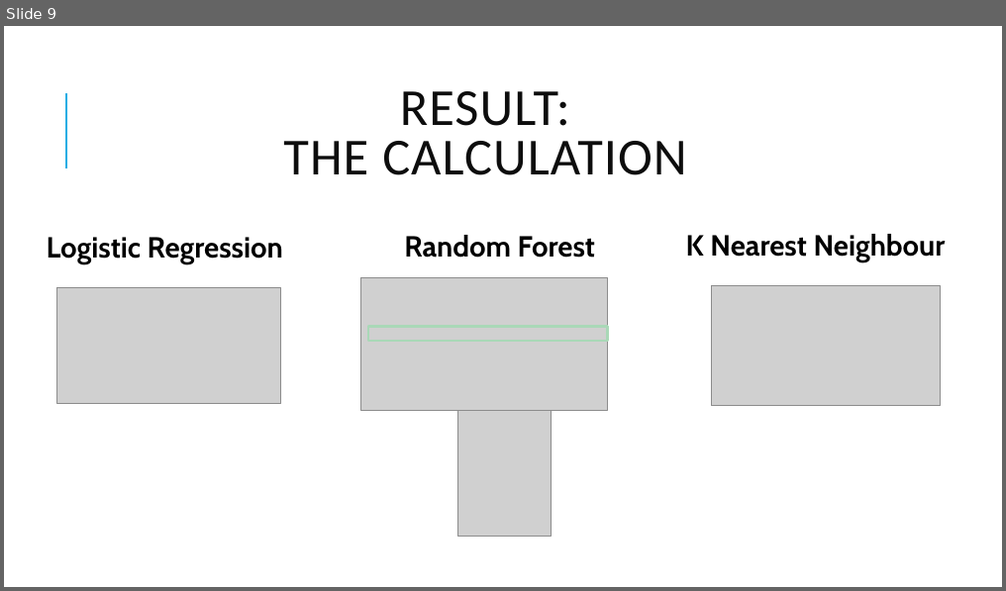
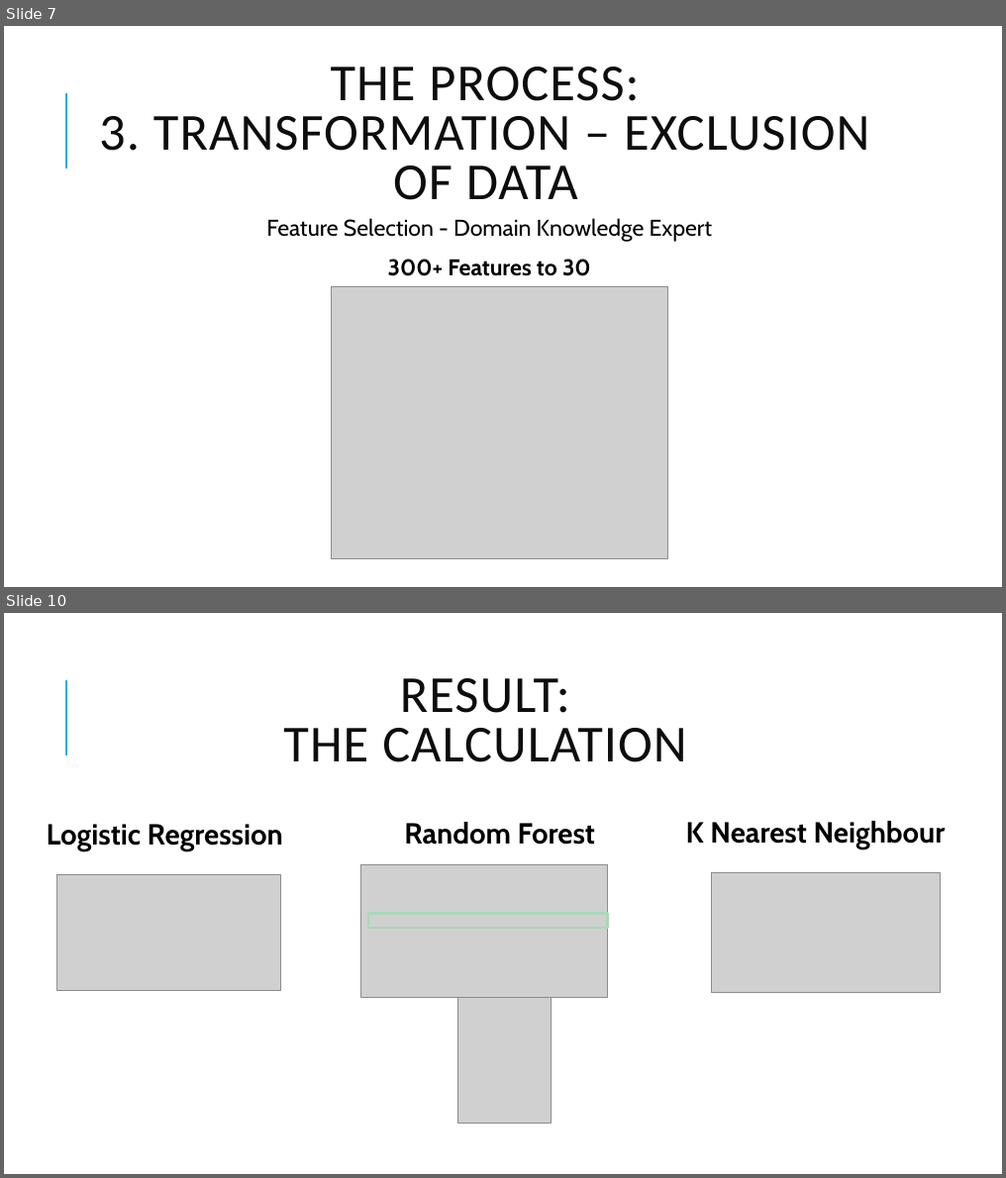
Before and after one commit to sigkarmoil/Clinical_Trial_Machine_Learning, a slide deck: Resources/Clinical Trial.pptx. Shown one above the other, each under a label of ours: slide 9 before the commit, slides 7 and 10 after it; the slides between them are not shown. The pictures are 1006x591 and 1006x1178 pixels, drawn with LibreOffice and Linux fonts; fonts in the diff are those of the drawing; grey boxes stand for pictures. Boxes give left, top, right and bottom in pixels: in the first picture for what was removed or moved away, otherwise in the second. Text is boxed around its words. In the diff, an @@ line names an element or a change of style, - is before the commit and + after.

```diff
--- a/Resources/Clinical Trial.pptx
+++ b/Resources/Clinical Trial.pptx
@@ slide 7 added at [4, 26, 1002, 587], background #FFFFFF; not listed: 1 template element that a slide beside it also shows @@
@@ title added at [99, 67, 869, 200], 50 pt, text #0D0D0D @@
+THE PROCESS:
+3. TRANSFORMATION – EXCLUSION OF DATA
@@ text added at [266, 218, 713, 276], 22 pt, text #000000 @@
+  Feature Selection - Domain Knowledge Expert
+  300+ Features to 30
@@ picture added at [331, 286, 668, 559] @@
@@ what was slide 9 is now slide 10 @@
```
Also in this commit, not shown: 5 slides changed, 3 other slides added, 3 slides removed.
